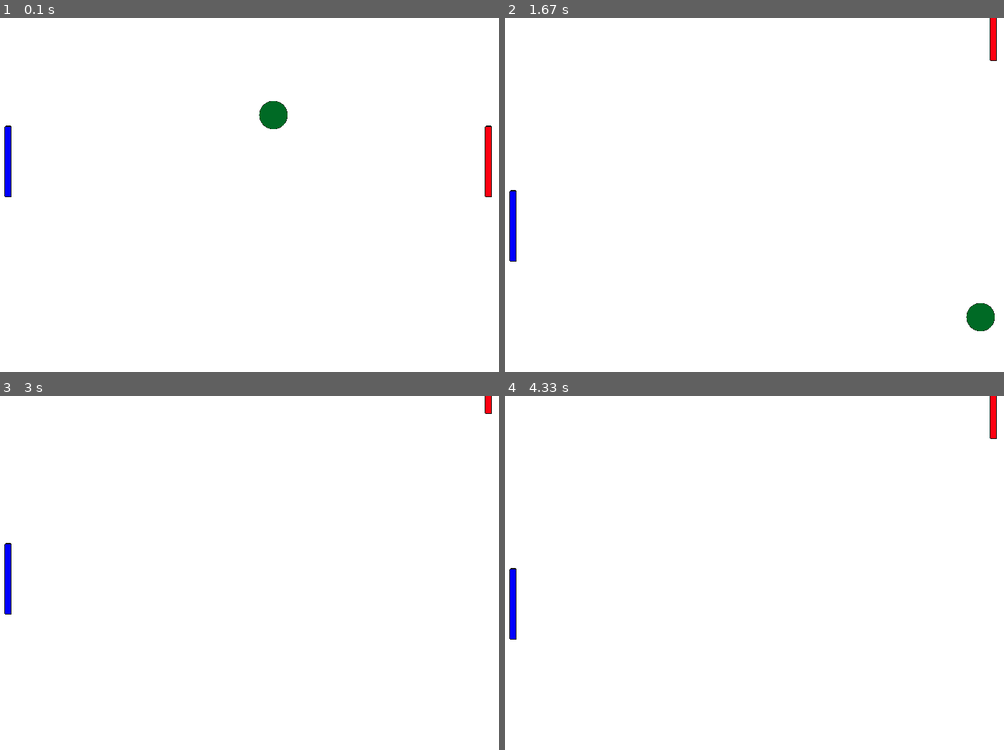
Above: before the commit, frames 1-4 (two rows, left to right).
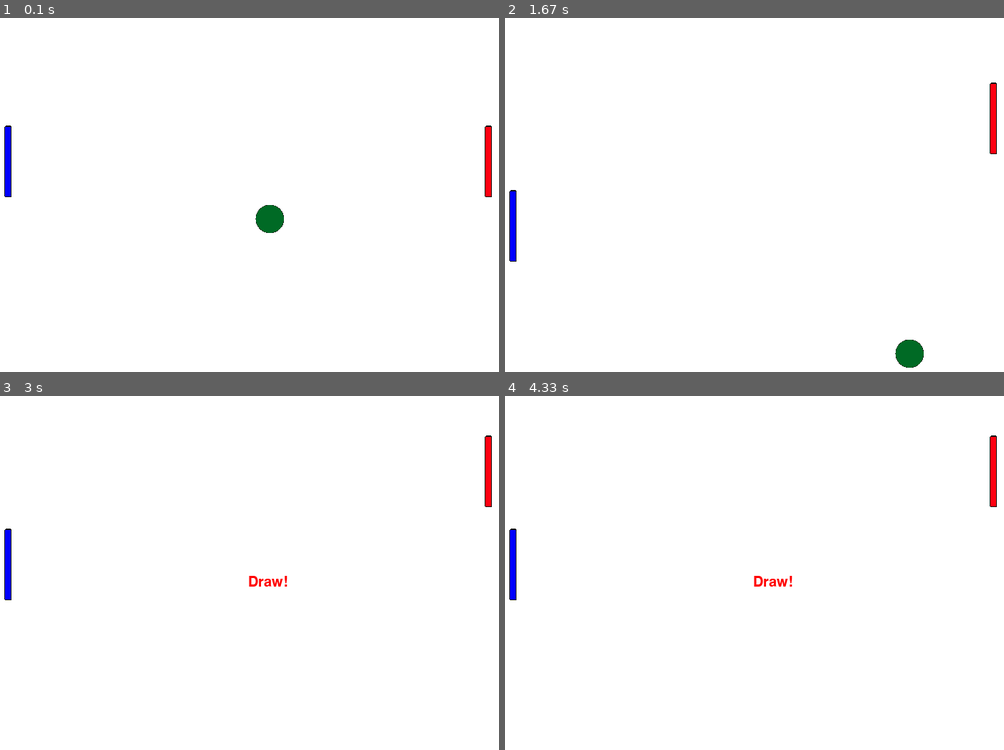
Above: after the commit, the same moments.

Repository: IlyaVlasov2007/Ping-Pong-Pygame
Game: pygame game, started from main.py
The game is run twice, just before and just after one commit, with the same random seed, the same clock (stepped at 60 frames per second) and the same inputs.
Inputs:
- Up to frame 1 (0.1 s): no input
- Up to frame 2 (1.67 s): hold S 0.33-0.8 s; hold Up 0.33-0.8 s; hold Up 0.83-1.3 s; hold W 0.83-1.3 s; hold Down 1.33-1.63 s; hold S 1.33-1.63 s
- Up to frame 3 (3 s): hold Up 1.67-2.03 s; hold W 1.67-2.03 s; hold Down 2.07-2.43 s; hold S 2.07-2.43 s; hold Up 2.47-2.77 s; hold W 2.47-2.77 s; hold Down from 2.8 s (still down); hold S from 2.8 s (still down)
- Up to frame 4 (4.33 s): release Down at 3.1 s; release S at 3.1 s

The runs differ from the first frame. In frame 1, 0.7% of the frame differs, in the area x 51-58%, y 23-61%; in frame 2, 1.2%, in the area x 78-99%, y 0-99%; in frame 3, 0.6%; in frame 4, 0.9%.

Commit message:
Finished Game

Diff:
--- a/Ball.py
+++ b/Ball.py
@@ -2,7 +2,7 @@
 
 class Ball(GameSprite):
 
-    def __init__(self, x: int, y: int, texture: str, width: int, height: int, speed: int = 0):
+    def __init__(self, x: int, y: int, texture: str, width: int, height: int, speed: float = 0):
         super().__init__(x, y, texture, width, height, speed)
 
         self.direction_x = 1
@@ -11,3 +11,5 @@
     def update(self):
         self.rect.y += self.speed * self.direction_y
         self.rect.x += self.speed * self.direction_x
+
+        self.speed *= 1.0005
--- a/Player.py
+++ b/Player.py
@@ -16,5 +16,5 @@
     def update(self):
         keys = pygame.key.get_pressed()
 
-        if keys[self.btn_up]: self.up()
-        if keys[self.btn_down]: self.down()
+        if keys[self.btn_up] and 5 <= self.rect.y: self.up()
+        if keys[self.btn_down] and self.rect.y <= 495-self.rect.height: self.down()
--- a/main.py
+++ b/main.py
@@ -8,9 +8,13 @@
 WIDTH = 700
 HEIGHT = 500
 white = (255, 255, 255)
+red = (255, 0, 0)
+green = (0, 255, 0)
 
 root = pygame.display.set_mode((WIDTH, HEIGHT))
 pygame.display.set_caption('Ping Pong')
+
+last_player = 0
 
 player_width, player_height = 10, 100
 
@@ -22,10 +26,18 @@
                       texture="Assets/Textures/player_right.png",
                       pressed_btn=(pygame.constants.K_UP, pygame.constants.K_DOWN))
 
-ball = Ball(x=WIDTH//2, y=100, width=40, height=40, speed=3,
+ball = Ball(x=WIDTH//2, y=HEIGHT//2, width=40, height=40, speed=1.5,
             texture="Assets/Textures/ball.png",)
 
 FPS = 60
+lose = False
+
+pygame.font.init()
+font = pygame.font.SysFont("Droid Sans Mono", 30)
+
+win_left_label = font.render("Left Won!", True, green)
+win_right_label = font.render("Right Won!", True,  green)
+draw_label = font.render("Draw!", True, red)
 
 while True:
     pygame.draw.rect(root, white, (0, 0, WIDTH, HEIGHT))
@@ -39,15 +51,30 @@
         if e.type == pygame.QUIT:
             sys.exit(0)
 
-    if pygame.sprite.collide_rect(ball ,player_left) or pygame.sprite.collide_rect(ball ,player_right):
+    if pygame.sprite.collide_rect(ball ,player_left):
         ball.direction_x *= -1
+        last_player = -1
+    elif pygame.sprite.collide_rect(ball ,player_right):
+        ball.direction_x *= -1
+        last_player = 1
 
     if ball.rect.top <= 0 or ball.rect.bottom >= HEIGHT:
         ball.direction_y *= -1
 
-    player_left.update()
-    player_right.update()
-    ball.update()
+    if ball.rect.right <= 0 or ball.rect.left >= WIDTH:
+        lose = True
+
+    if not lose:
+        player_left.update()
+        player_right.update()
+        ball.update()
+    else:
+        if last_player == 0:
+            root.blit(draw_label, (WIDTH//2, HEIGHT//2))
+        elif last_player == -1:
+            root.blit(win_left_label, (WIDTH//2, HEIGHT//2))
+        elif last_player == 1:
+            root.blit(win_right_label, (WIDTH//2, HEIGHT//2))
 
     pygame.display.update()
     pygame.time.Clock().tick(FPS)
